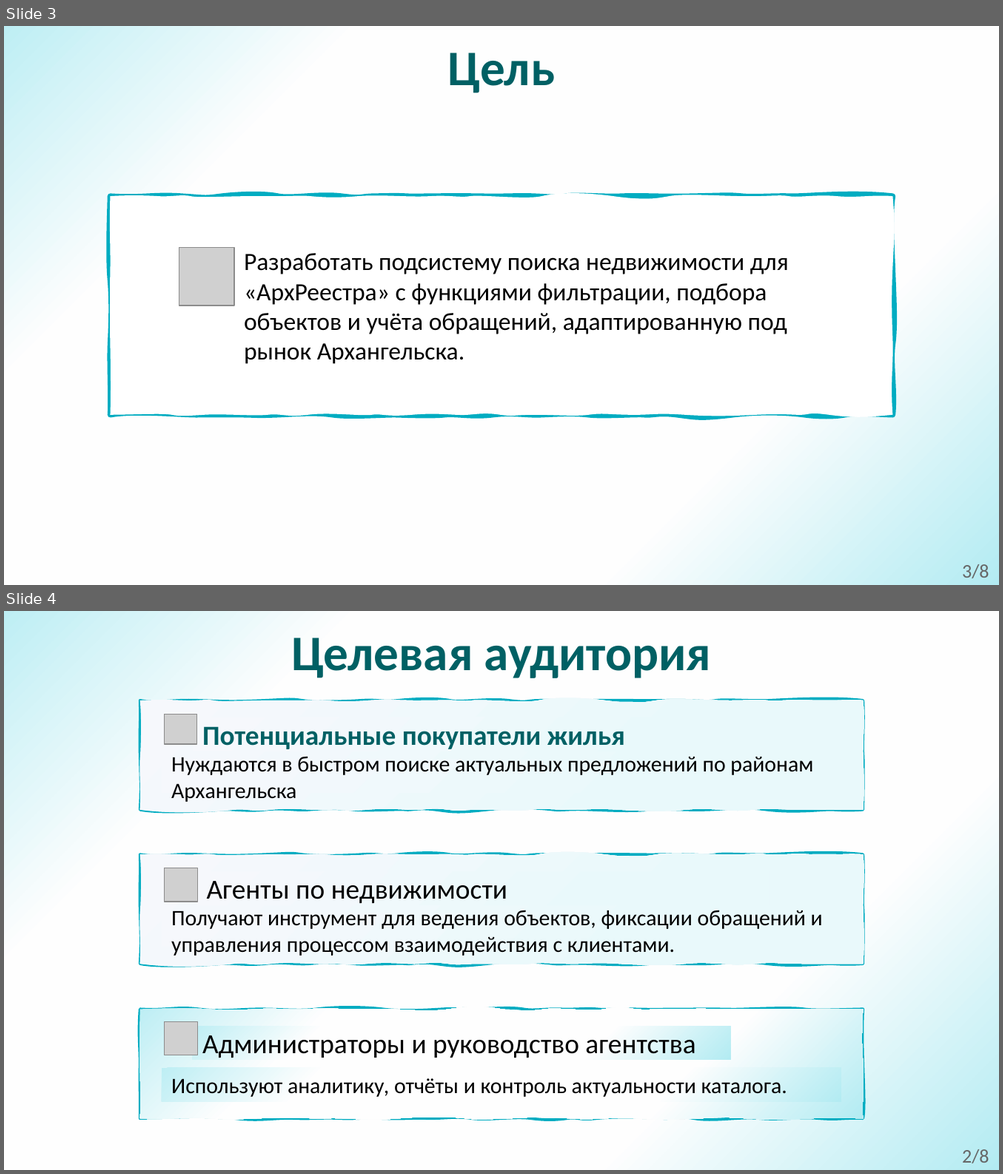
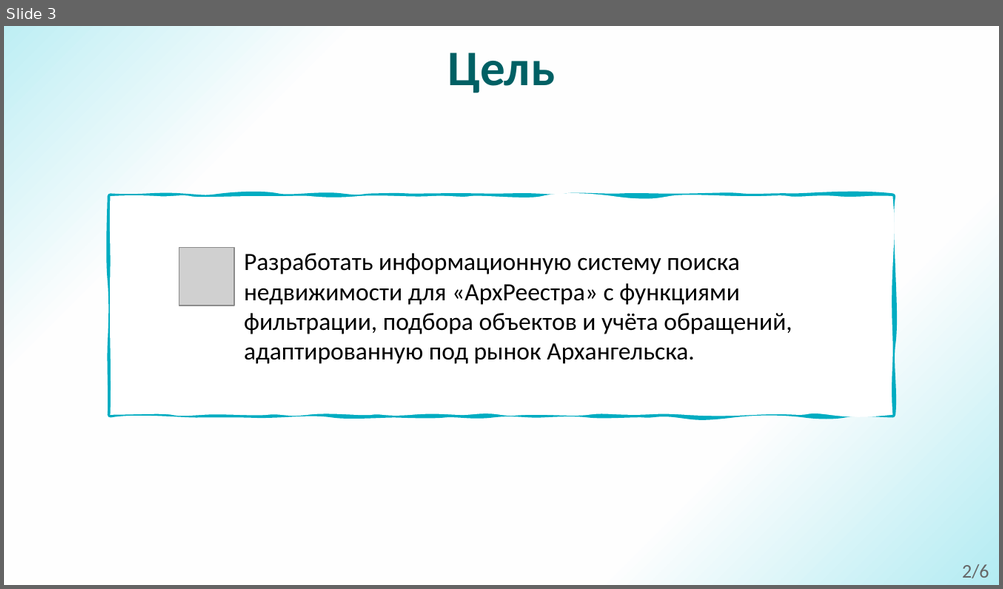
Before and after one commit to AndMar20/Present, a slide deck: Other/Курсовой_проект_АрхРеестр_Маратканов_А.А.pptx. Shown one above the other, each under a label of ours: slides 3 and 4 before the commit, slide 3 after it. The pictures are 1003x1174 and 1003x589 pixels, drawn with LibreOffice and Linux fonts; fonts in the diff are those of the drawing; grey boxes stand for pictures. Boxes give left, top, right and bottom in pixels: in the first picture for what was removed or moved away, otherwise in the second. Text is boxed around its words. In the diff, an @@ line names an element or a change of style, - is before the commit and + after.

```diff
--- a/Other/Курсовой_проект_АрхРеестр_Маратканов_А.А.pptx
+++ b/Other/Курсовой_проект_АрхРеестр_Маратканов_А.А.pptx
@@ slide 4 removed at (x1=4, y1=611, x2=999, y2=1170), background gradient #B3EBF2 to #FEFEFE to #BEEEF4 @@
@@ text removed at (x1=291, y1=638, x2=711, y2=678) @@
-Целевая аудитория
@@ freeform shape removed at (x1=140, y1=701, x2=863, y2=810) @@
@@ picture removed at (x1=164, y1=715, x2=197, y2=744) @@
@@ text removed at (x1=202, y1=726, x2=625, y2=749) @@
-Потенциальные покупатели жилья
@@ rectangle removed at (x1=161, y1=759, x2=840, y2=793) @@
-Нуждаются в быстром поиске актуальных предложений по районам Архангельска
@@ freeform shape removed at (x1=140, y1=854, x2=863, y2=964) @@
@@ picture removed at (x1=164, y1=869, x2=198, y2=903) @@
@@ text removed at (x1=207, y1=881, x2=507, y2=903) @@
-Агенты по недвижимости
@@ rectangle removed at (x1=161, y1=914, x2=840, y2=947) @@
-Получают инструмент для ведения объектов, фиксации обращений и управления процессом взаимодействия с клиентами.
@@ freeform shape removed at (x1=140, y1=1010, x2=863, y2=1119) @@
@@ picture removed at (x1=164, y1=1022, x2=198, y2=1056) @@
@@ rectangle removed at (x1=193, y1=1025, x2=731, y2=1059) @@
-Администраторы и руководство агентства
@@ rectangle removed at (x1=161, y1=1068, x2=840, y2=1102) @@
-Используют аналитику, отчёты и контроль актуальности каталога.
@@ text removed at (x1=962, y1=1150, x2=989, y2=1164) @@
-2/8
@@ slide 3 changed as well @@
@@ text at (x1=244, y1=253, x2=791, y2=364): text changed @@
-Разработать подсистему поиска недвижимости для «АрхРеестра» с функциями фильтрации, подбора объектов и учёта обращений, адаптированную под рынок Архангельска.
+Разработать информационную систему поиска недвижимости для «АрхРеестра» с функциями фильтрации, подбора объектов и учёта обращений, адаптированную под рынок Архангельска.
@@ text at (x1=962, y1=565, x2=989, y2=579): text changed @@
-3/8
+2/6
```
Also in this commit, not shown: 7 other slides changed, 1 other slide removed.
